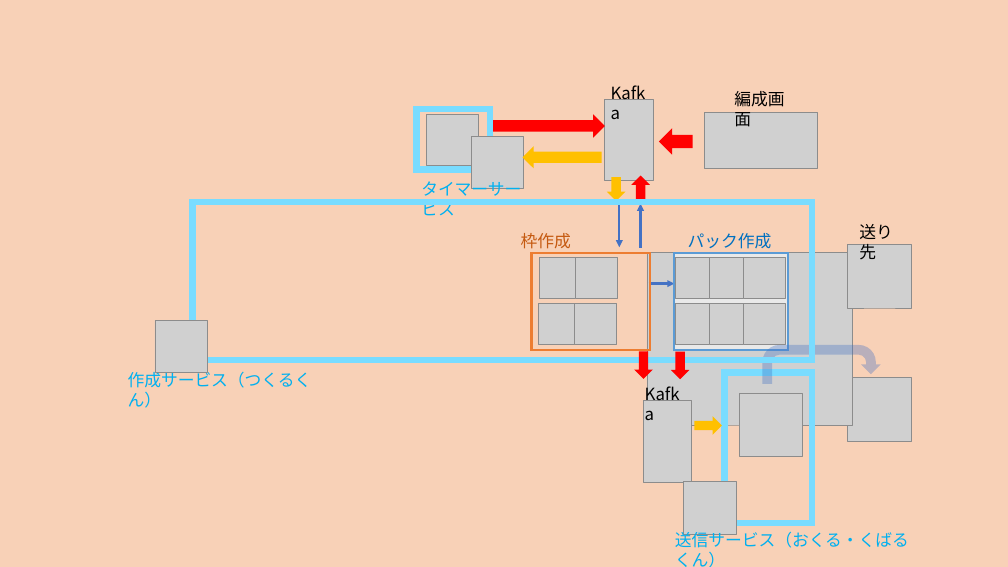
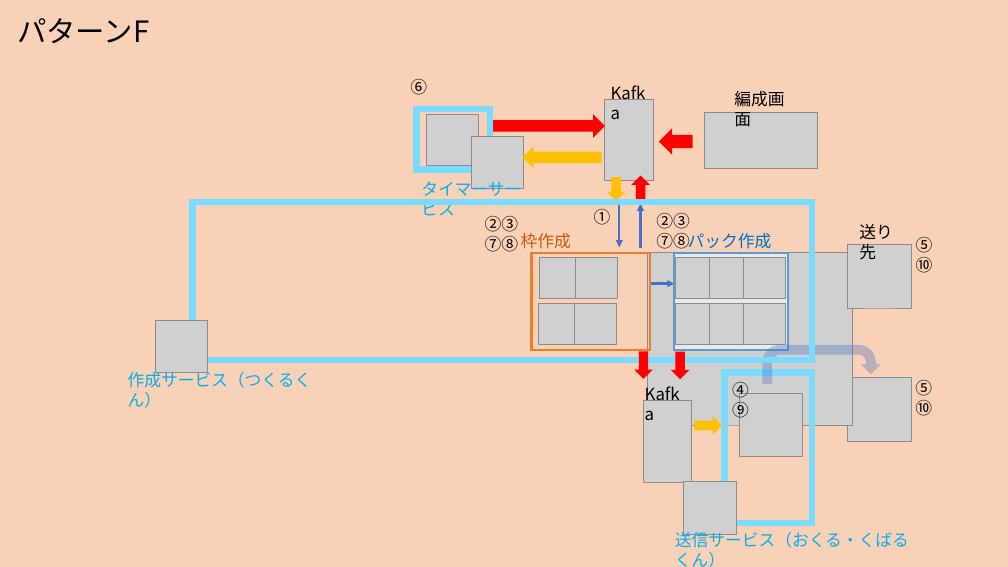
Before and after one commit to TKBTK48/JBSTexrBook, a slide deck: slide 52 of 画面遷移検討.pptx. Drawn at 1008x567 pixels with LibreOffice and Linux fonts; fonts in the diff are those of the drawing; grey boxes stand for pictures. Boxes give left, top, right and bottom in pixels: in the first picture for what was removed or moved away, otherwise in the second. Text is boxed around its words. In the diff, an @@ line names an element or a change of style, - is before the commit and + after.

```diff
--- a/画面遷移検討.pptx
+++ b/画面遷移検討.pptx
@@ text added at bbox=[17, 18, 149, 43], 28 pt, text #000000 @@
+パターンF
@@ text added at bbox=[410, 79, 427, 95], 16 pt, text #000000 @@
+⑥
@@ text added at bbox=[594, 209, 611, 225], 16 pt, text #000000 @@
+①
@@ text added at bbox=[477, 210, 537, 259], 16 pt, text #000000 @@
+②③⑦⑧
@@ text added at bbox=[656, 213, 690, 249], 16 pt, text #000000 @@
+②③
+⑦⑧
@@ text added at bbox=[916, 237, 933, 273], 16 pt, text #000000 @@
+⑤
+⑩
@@ text added at bbox=[732, 382, 749, 422], 16 pt, text #000000 @@
+④
+⑨
@@ text added at bbox=[915, 380, 932, 416], 16 pt, text #000000 @@
+⑤
+⑩
```
Also in this commit, not shown: 81 other slides changed, 23 slides added, 3 slides removed.
